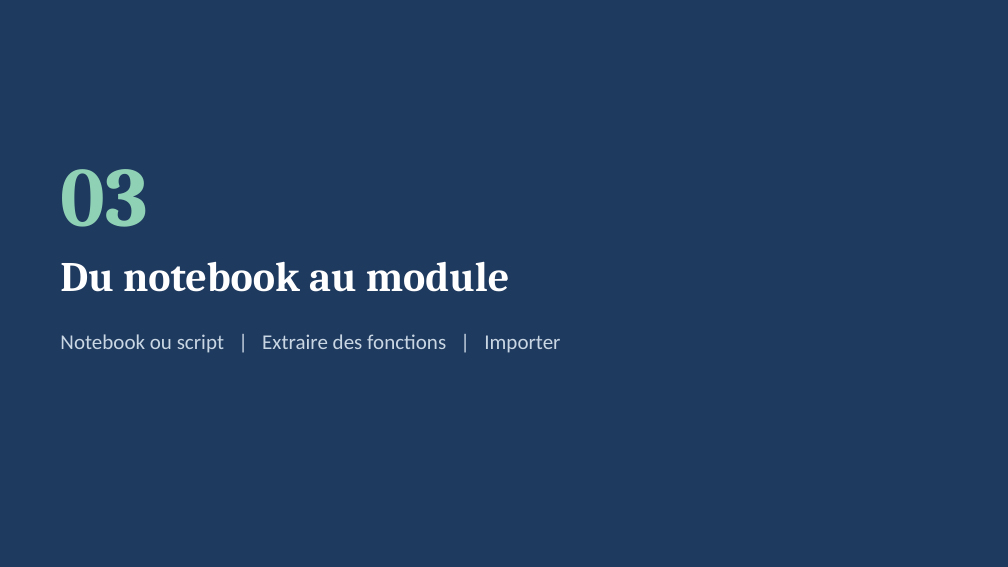
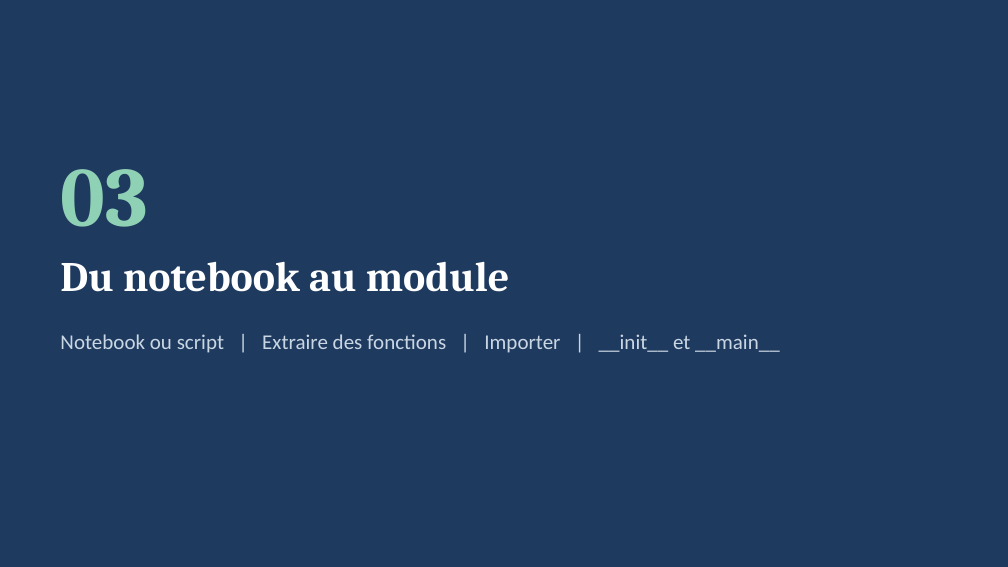
Before and after one commit to ardev2/formation-analyse-donnees-python, a slide deck: slide 10 of cours/05-jour3-matin/projet-cli.pptx. Drawn at 1008x567 pixels with LibreOffice and Linux fonts; fonts in the diff are those of the drawing. Boxes give left, top, right and bottom in pixels: in the first picture for what was removed or moved away, otherwise in the second. Text is boxed around its words. In the diff, an @@ line names an element or a change of style, - is before the commit and + after.

```diff
--- a/cours/05-jour3-matin/projet-cli.pptx
+++ b/cours/05-jour3-matin/projet-cli.pptx
@@ text at (60,334,780,353): text changed @@
-Notebook ou script | Extraire des fonctions | Importer
+Notebook ou script | Extraire des fonctions | Importer | __init__ et __main__
```
Also in this commit, not shown: 2 other slides changed, 4 slides added, 7 other files.
